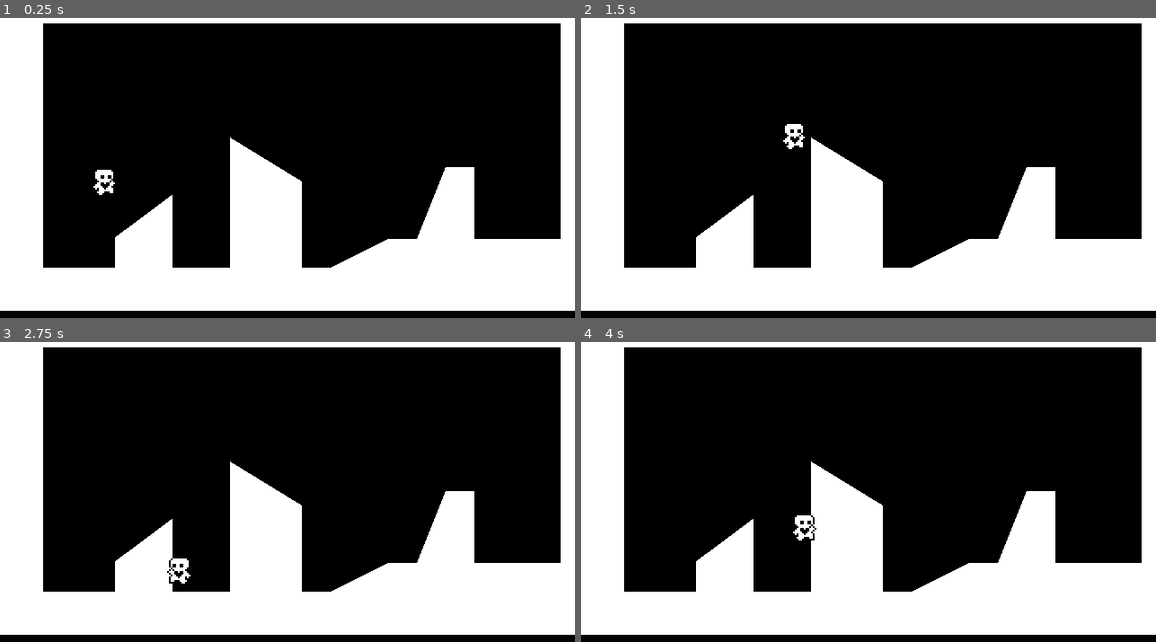
Above: before the commit, frames 1-4 (two rows, left to right).
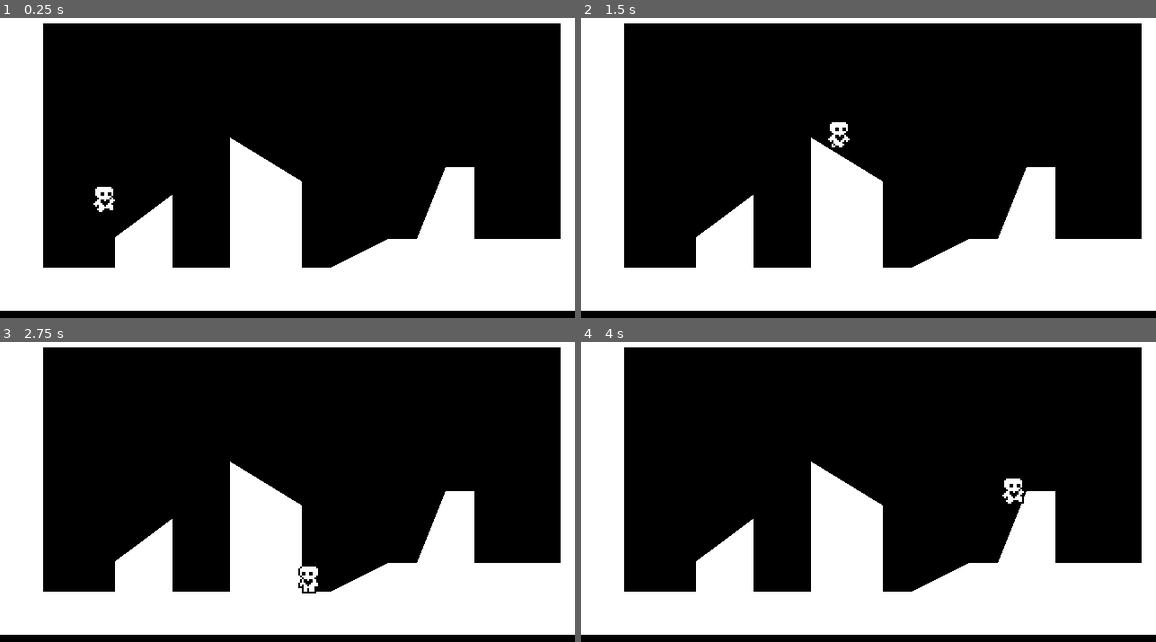
Above: after the commit, the same moments.

Repository: Jordla/HeartPlatformer-Godot-4-Tutorial
Game: Godot game, scene res://world.tscn
Two runs of this game, one before a commit and one after it. Both use one fixed random seed, a clock stepped at 60 frames per second and the inputs below.
Inputs:
- Up to frame 1 (0.25 s): no input
- Up to frame 2 (1.5 s): tap Enter (ui_accept) at 0.5, 0.6, 0.77, 1.07, 1.35 s; hold Right (ui_right) from 0.53 s (still down)
- Up to frame 3 (2.75 s): tap Enter (ui_accept) at 1.52, 1.82, 2.1 s; release Right (ui_right) at 2.03 s; hold Left (ui_left) from 2.03 s (still down)
- Up to frame 4 (4 s): release Left (ui_left) at 2.78 s; hold Right (ui_right) from 2.78 s (still down); tap Enter (ui_accept) at 2.85, 3.02, 3.32, 3.6, 3.77 s

The runs differ from the first frame. In frame 1, 0.3% of the frame differs, in the area x 16-20%, y 50-65%; in frame 2, 0.4%; in frame 3, 0.4%, in the area x 29-56%, y 72-84%; in frame 4, 0.4%.

Commit message:
Add air resistance when jumping - Finish tutorial video P3

Diff:
--- a/DefaultMovementData.tres
+++ b/DefaultMovementData.tres
@@ -7,4 +7,6 @@
 speed = 100.0
 acceleration = 800.0
 friction = 1000.0
-jump_velocity = -300.0
+jump_velocity = -250.0
+gravity_scale = 0.8
+air_resistance = 200.0
--- a/PlayerMovementData.gd
+++ b/PlayerMovementData.gd
@@ -5,4 +5,5 @@
 @export var acceleration: float = 800.0
 @export var friction: float = 1000.0
 @export var jump_velocity: float = -300.0
-@export var gravity_scale = 1.0
+@export var gravity_scale: float = 1.0
+@export var air_resistance: float = 200.0
--- a/player.gd
+++ b/player.gd
@@ -15,6 +15,7 @@
 	var input_axis = Input.get_axis("ui_left", "ui_right") # Returns an int, ui_left --> return -1, ui_right --> return 1, returns 0 if we press neither or both
 	handle_acceleration(input_axis, delta)
 	apply_friction(input_axis, delta)
+	apply_air_resistance(input_axis, delta)
 	update_animation(input_axis)
 
 	var was_on_floor = is_on_floor() # Check if player was on floor before moving
@@ -26,6 +27,8 @@
 	var just_left_ledge = was_on_floor and not is_on_floor() and velocity.y >= 0 # Before moving: on floor?, After moving: in air/! on_floor, Is player in falling state?
 	if just_left_ledge:
 		coyote_jump_timer.start()
+	if Input.is_action_just_pressed("ui_accept"):
+		movement_data = load("res://FasterMovementData.tres") # Switches from SlowerMovementData resource to the FasterMovementData
 
 
 
@@ -43,8 +46,12 @@
 			velocity.y = movement_data.jump_velocity / 2 # Short press on spacebar causes a smaller jump
 
 func apply_friction(input_axis : float, delta : float):
-	if input_axis == 0:
+	if input_axis == 0 and is_on_floor():
 		velocity.x = move_toward(velocity.x, 0, movement_data.friction * delta)
+
+func apply_air_resistance(input_axis : float, delta : float):
+	if input_axis == 0 and not is_on_floor():
+		velocity.x - move_toward(velocity.x, 0, movement_data.air_resistance * delta)
 
 func handle_acceleration(input_axis : float, delta : float):
 	if input_axis != 0:
--- a/player.tscn
+++ b/player.tscn
@@ -1,8 +1,8 @@
 [gd_scene load_steps=14 format=3 uid="uid://bfignkbu2le1"]
 
 [ext_resource type="Script" path="res://player.gd" id="1_ocge5"]
+[ext_resource type="Resource" uid="uid://jlxd4krna78m" path="res://DefaultMovementData.tres" id="2_141te"]
 [ext_resource type="Texture2D" uid="uid://bilfpa4y5ho7i" path="res://player.png" id="2_s0uo1"]
-[ext_resource type="Resource" uid="uid://dku8likmfeugk" path="res://SlowerMovementData.tres" id="2_ymbmf"]
 
 [sub_resource type="AtlasTexture" id="AtlasTexture_yanaa"]
 atlas = ExtResource("2_s0uo1")
@@ -85,7 +85,7 @@
 floor_constant_speed = true
 floor_snap_length = 3.0
 script = ExtResource("1_ocge5")
-movement_data = ExtResource("2_ymbmf")
+movement_data = ExtResource("2_141te")
 
 [node name="AnimatedSprite2D" type="AnimatedSprite2D" parent="."]
 position = Vector2(0, -10)
